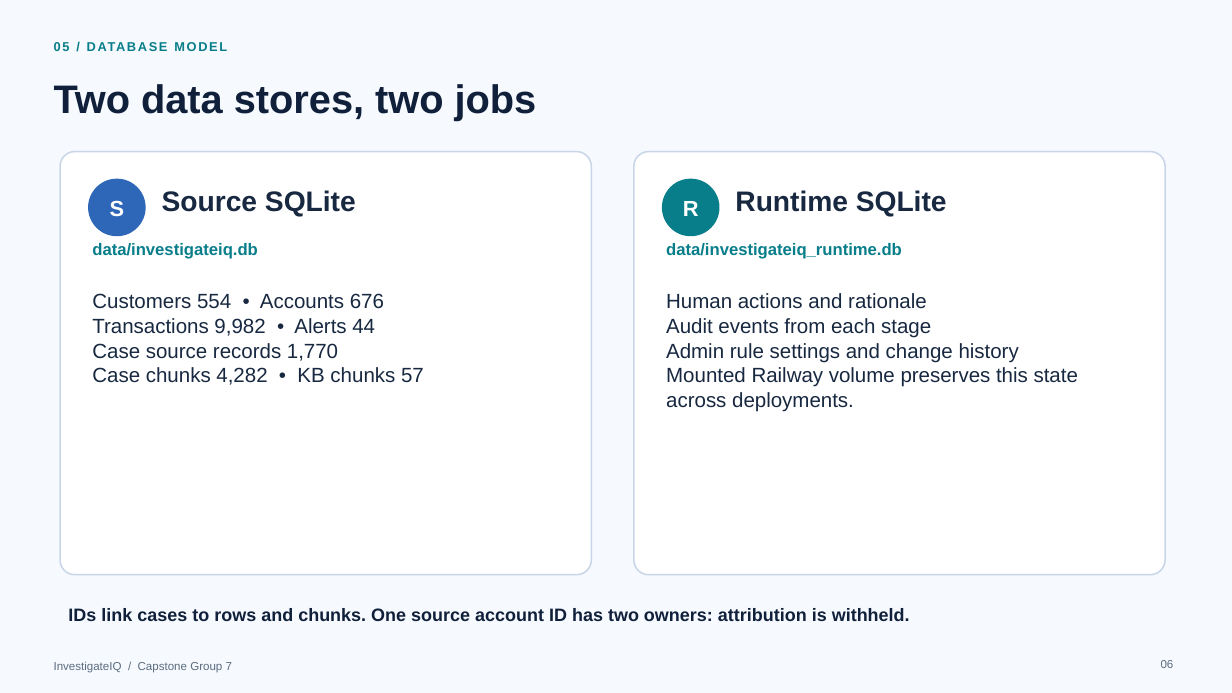
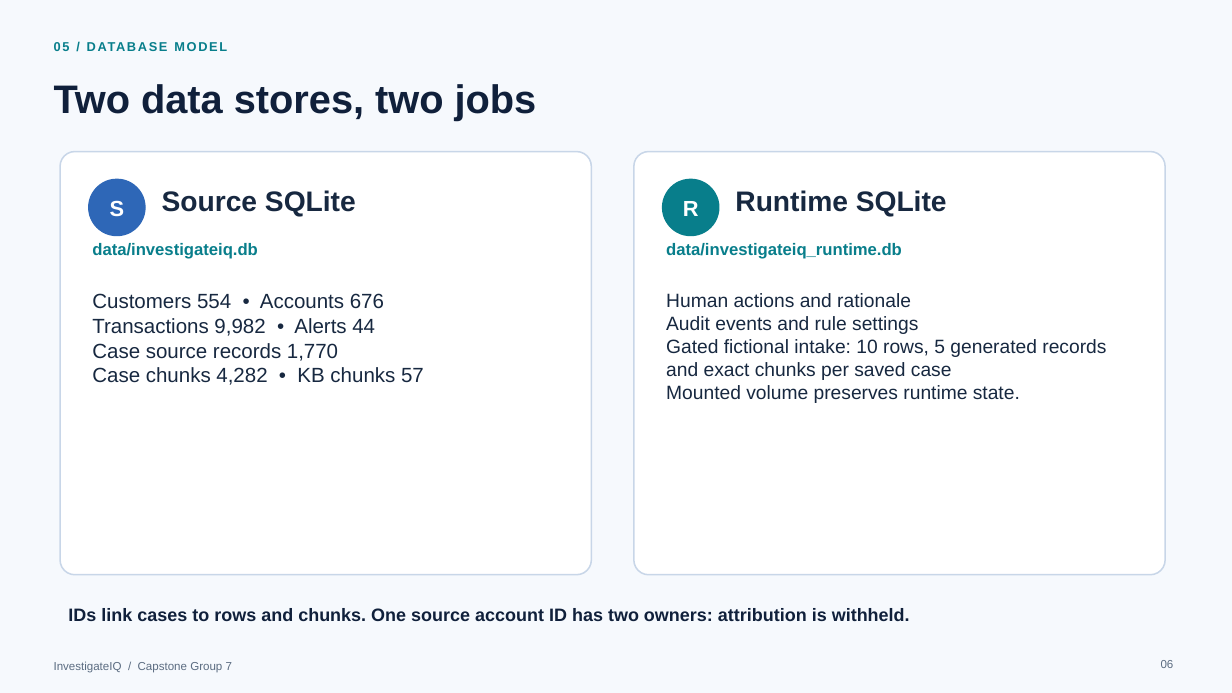
Before and after one commit to swetadminc/CapstoneProject, a slide deck: slide 6 of Product Docs/InvestigateIQ_Technical_Flow.pptx. Drawn at 1232x693 pixels with LibreOffice and Linux fonts; fonts in the diff are those of the drawing. Boxes give left, top, right and bottom in pixels: in the first picture for what was removed or moved away, otherwise in the second. Text is boxed around its words. In the diff, an @@ line names an element or a change of style, - is before the commit and + after.

Commit message:
Add fictional intake evidence and calculated investigation workflow

```diff
--- a/Product Docs/InvestigateIQ_Technical_Flow.pptx
+++ b/Product Docs/InvestigateIQ_Technical_Flow.pptx
@@ text at (x1=666, y1=293, x2=911, y2=307): size 16 to 15 pt in "Human actions and rationale" @@
@@ text at (x1=666, y1=316, x2=1106, y2=403): text changed; size 16 to 15 pt @@
-Audit events from each stage
-Admin rule settings and change history
-Mounted Railway volume preserves this state across deployments.
+Audit events and rule settings
+Gated fictional intake: 10 rows, 5 generated records and exact chunks per saved case
+Mounted volume preserves runtime state.
```
Also in this commit, not shown: 9 other slides changed, 23 other files.
